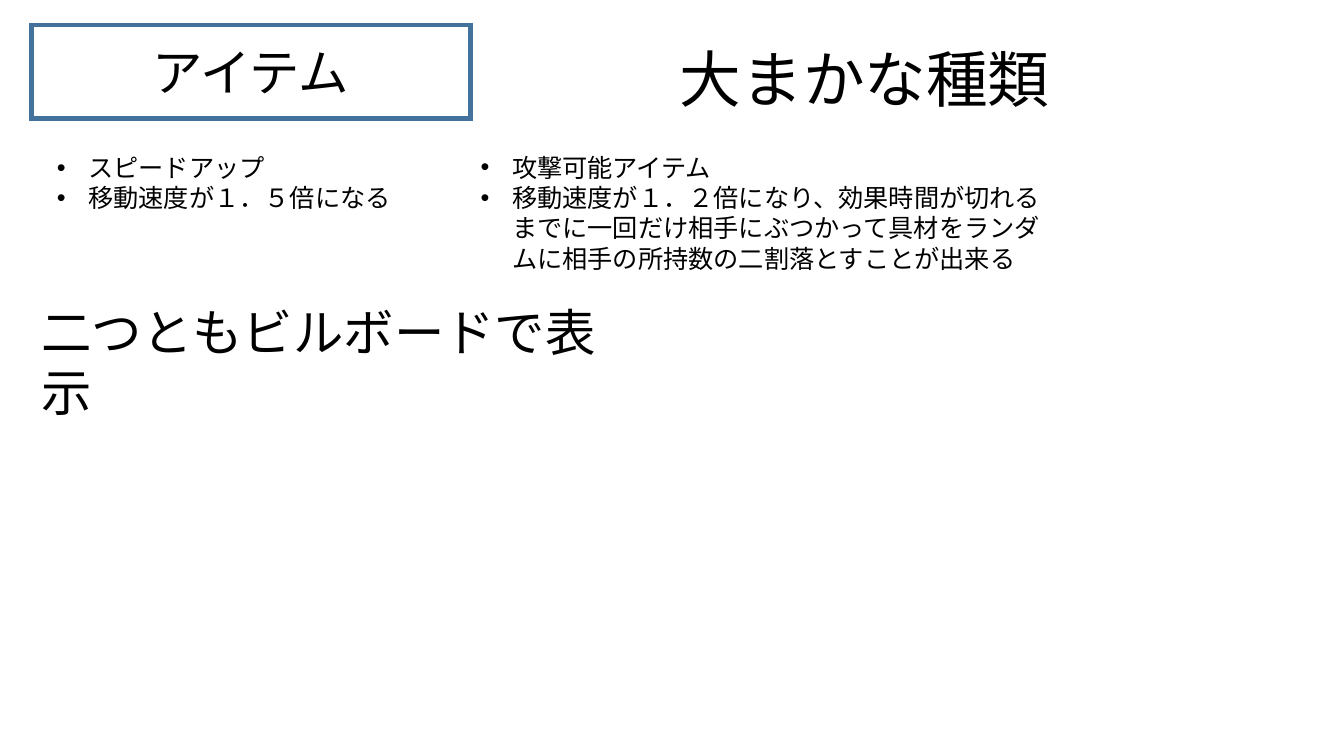
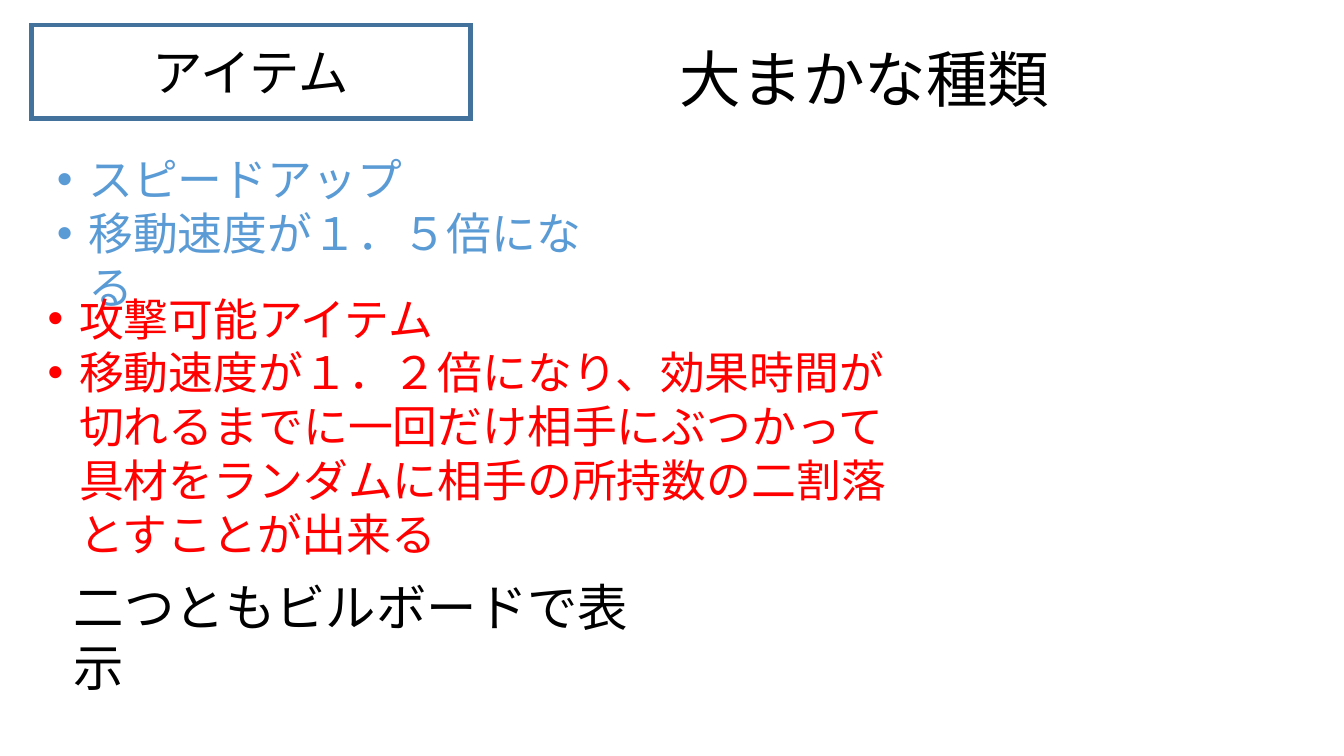
Before and after one commit to HatoriTaichi/mini_game, a slide deck: slide 40 of 仕様書/仕様書.pptx. Drawn at 1344x756 pixels with LibreOffice and Linux fonts; fonts in the diff are those of the drawing. Boxes give left, top, right and bottom in pixels: in the first picture for what was removed or moved away, otherwise in the second. Text is boxed around its words. In the diff, an @@ line names an element or a change of style, - is before the commit and + after.

```diff
--- a/仕様書/仕様書.pptx
+++ b/仕様書/仕様書.pptx
@@ text "スピードアップ" at [88,159,581,254]: size 18 to 32 pt, text colour #000000 to #5B9BD5 @@
@@ text "攻撃可能アイテム": place and size @@
-text "攻撃可能アイテム" at [512,156,1040,270]
+text "攻撃可能アイテム" at [79,290,886,555]
@@ text "攻撃可能アイテム" at [79,290,886,555]: size 18 to 32 pt, text colour #000000 to #FF0000 @@
@@ text "二つともビルボードで表示": place and size @@
-text "二つともビルボードで表示" at [41,308,595,355]
+text "二つともビルボードで表示" at [74,583,628,630]
```
Also in this commit, not shown: 1 other slide changed, 1 other file.
